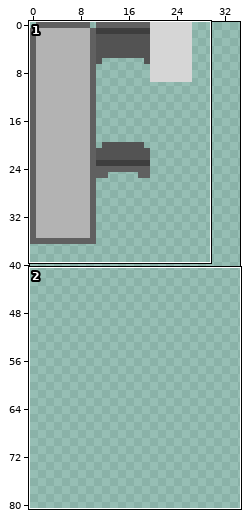
Two versions of one pixel-art file, Book/assets/Spines.aseprite. The picture above shows the old version from afar; the outline marks the close-up.
Close-up. First the earlier version:
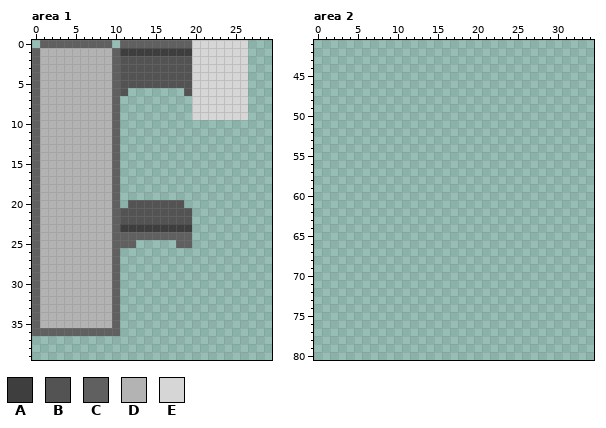
100x100 pixels, 1 frame. Shown: area 1: x 0..29, y 0..39; area 2: x 0..34, y 41..80. The wide view leaves out empty margins.
Palette (. is transparent): A #3e3e3e  B #535353  C #606060  D #b3b3b3  E #d6d6d6
Pixels before, area 1, first column x 0:
 0 .CCCCCCCCC.CCCCCCCCCEEEEEEE
 1 CDDDDDDDDDCAAAAAAAAAEEEEEEE
 2 CDDDDDDDDDCBBBBBBBBBEEEEEEE
 3 CDDDDDDDDDCBBBBBBBBBEEEEEEE
 4 CDDDDDDDDDCBBBBBBBBBEEEEEEE
 5 CDDDDDDDDDCBBBBBBBBBEEEEEEE
 6 CDDDDDDDDDCB.......BEEEEEEE
 7 CDDDDDDDDDC.........EEEEEEE
 8 CDDDDDDDDDC.........EEEEEEE
 9 CDDDDDDDDDC.........EEEEEEE
10 CDDDDDDDDDC................
11 CDDDDDDDDDC................
12 CDDDDDDDDDC................
13 CDDDDDDDDDC................
14 CDDDDDDDDDC................
15 CDDDDDDDDDC................
16 CDDDDDDDDDC................
17 CDDDDDDDDDC................
18 CDDDDDDDDDC................
19 CDDDDDDDDDC................
20 CDDDDDDDDDC.BBBBBBB........
21 CDDDDDDDDDCBBBBBBBBB.......
22 CDDDDDDDDDCBBBBBBBBB.......
23 CDDDDDDDDDCAAAAAAAAA.......
24 CDDDDDDDDDCCCCCCCCCC.......
25 CDDDDDDDDDCCC.....CC.......
26 CDDDDDDDDDC................
27 CDDDDDDDDDC................
28 CDDDDDDDDDC................
29 CDDDDDDDDDC................
30 CDDDDDDDDDC................
31 CDDDDDDDDDC................
32 CDDDDDDDDDC................
33 CDDDDDDDDDC................
34 CDDDDDDDDDC................
35 CDDDDDDDDDC................
36 CCCCCCCCCCC................
And afterwards:
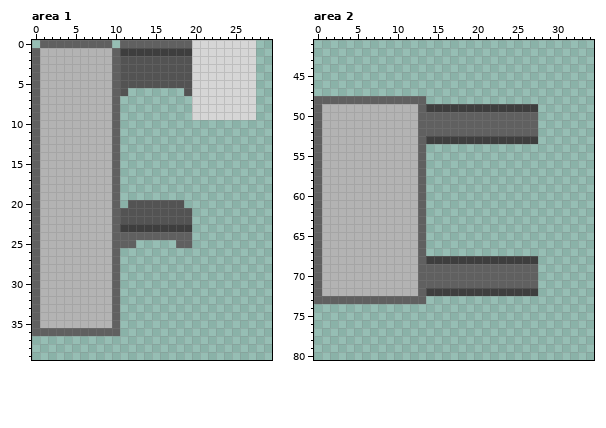
From old to new:
Area 1:
The edit adds colour E in rows 0 to 9 at x 27.
Area 2:
The edit adds colour A in row 49 at x 14 to 27; in row 53 at x 14 to 27; in row 68 at x 14 to 27; in row 72 at x 14 to 27.
The edit adds colour C in row 48 at x 0 to 13; in row 49 at x 0 and 13; in rows 50 to 52 at x 0 and 13 to 27; in rows 53 to 68 at x 0 and 13; in rows 69 to 71 at x 0 and 13 to 27; in row 72 at x 0 and 13.
The edit adds colour C in row 73 at x 0 to 13.
The edit adds colour D in rows 49 to 72 at x 1 to 12.
Boxes around the changes in both close-ups, in picture pixels (x1, y1, x2, y2):
added: (248, 40, 256, 120)
added: (314, 96, 538, 304)
